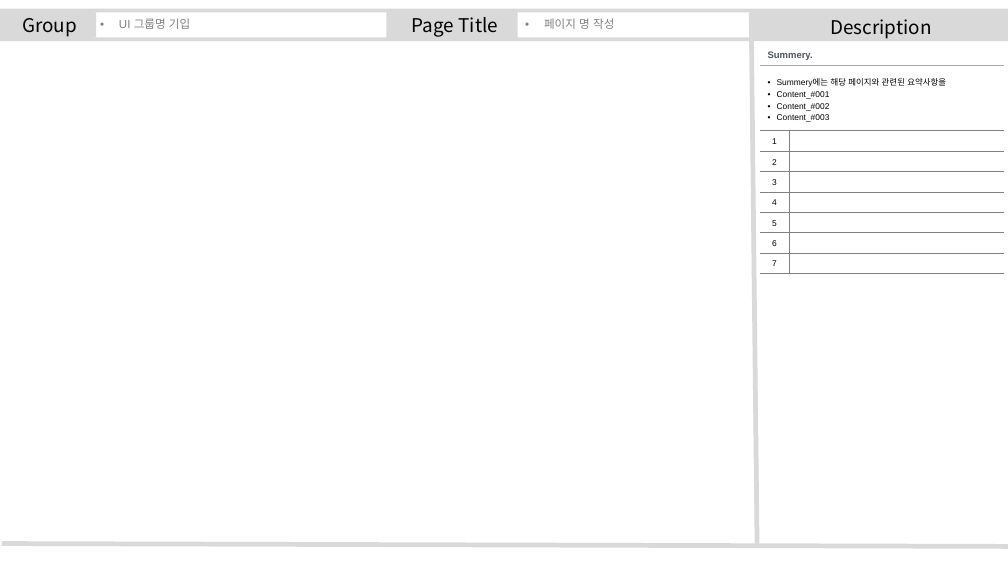
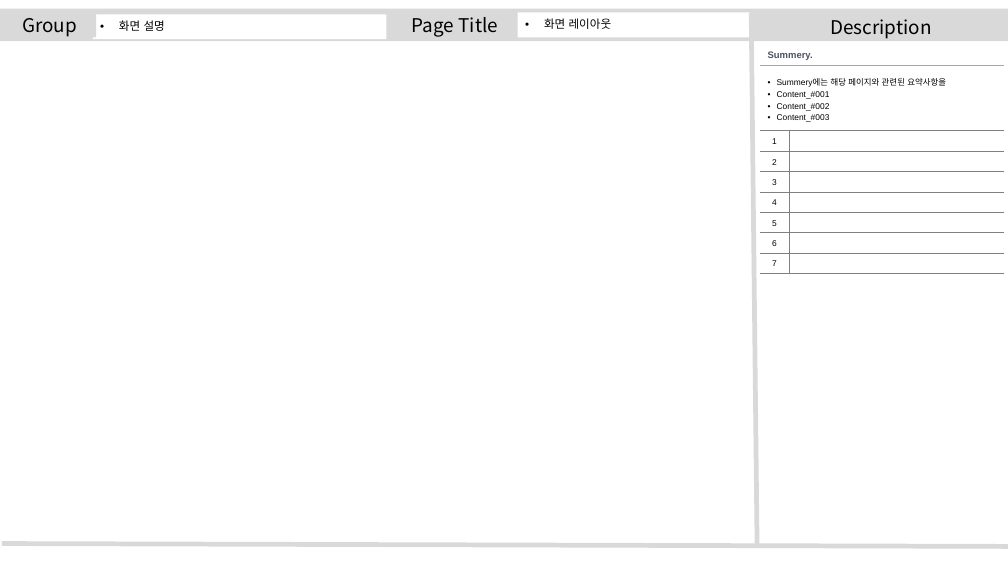
Before and after one commit to tmdwns9630/CCTV_Checker, a slide deck: slide 11 of SRS/V10.1_화면설계서_CCTVChecker_최승준.pptx (slide 6 before the commit). Drawn at 1008x567 pixels with LibreOffice and Linux fonts; fonts in the diff are those of the drawing. Boxes give left, top, right and bottom in pixels: in the first picture for what was removed or moved away, otherwise in the second. Text is boxed around its words. In the diff, an @@ line names an element or a change of style, - is before the commit and + after.

Commit message:
화면 설계서 작성 중

```diff
--- a/SRS/V10.1_화면설계서_CCTVChecker_최승준.pptx
+++ b/SRS/V10.1_화면설계서_CCTVChecker_최승준.pptx
@@ text in rectangle at (119, 20, 165, 31): text changed; text colour #808080 to #000000 @@
-• UI 그룹명 기입
+• 화면 설명
@@ text in rectangle at (544, 18, 612, 29): text changed; text colour #808080 to #000000 @@
-• 페이지 명 작성
+• 화면 레이아웃
```
Also in this commit, not shown: 3 other slides changed, 5 slides added, 1 other file.
